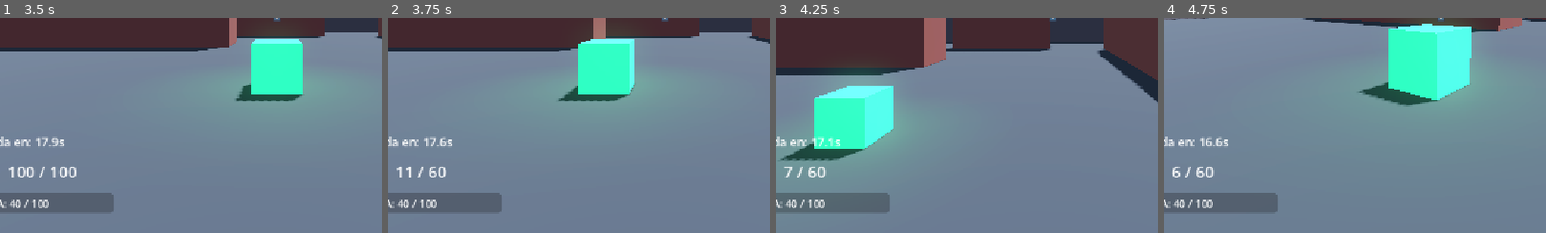
Above: before the commit, frames 1-4 (left to right).
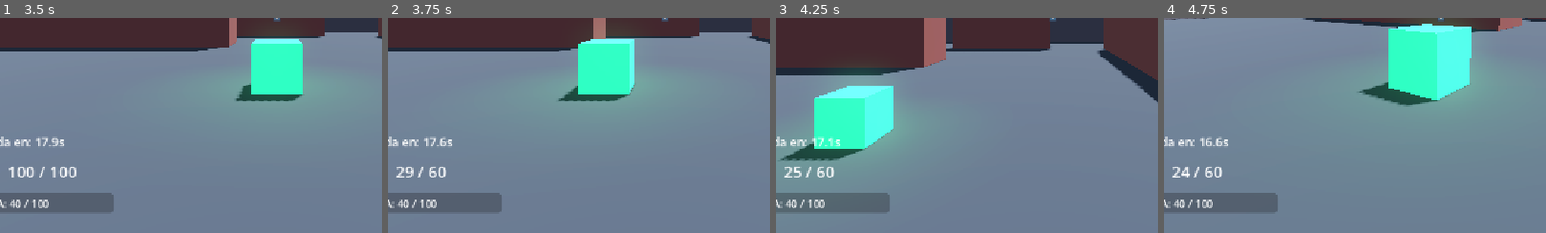
Above: after the commit, the same moments.

Repository: Jillkrav/Fps-Prueba
Game: Godot game, scene res://scenes/main_menu.tscn
The game is run twice, just before and just after one commit, with the same random seed, the same clock (stepped at 60 frames per second) and the same inputs. The engine's default icon, where the game draws it, is replaced by a stand-in: a white triangle on a blue panel in a dark square.
Inputs (mouse positions are % of the whole screen's width and height, from its top left):
- Up to frame 1 (3.5 s): click "JUGAR" at 0.5 s; click "MAPA 1 (Laberíntico)" at 1.25 s; click "🔴 EQUIPO ROJO" at 2 s; click "Spas12" at 2.75 s
- Up to frame 2 (3.75 s): move the mouse to (72, 45) at 3.52 s; hold D from 3.53 s (still down); hold F from 3.53 s (still down); click (72, 45) at 3.67 s
- Up to frame 3 (4.25 s): keep holding D; keep holding F; tap Space at 3.77 s
- Up to frame 4 (4.75 s): move the mouse to (45, 50) at 4.27 s; release D at 4.28 s; release F at 4.28 s; hold W from 4.28 s (still down); tap F at 4.35 s; click (45, 50) at 4.42 s; tap Space at 4.52 s
The pictures show only the part of the screen within x 14-64%, y 50-100%; the shares and areas given below are measured in that part.

Frame 1 is identical in both runs. In frame 2, 0.1% of the frame differs, in the area x 2-7%, y 69-75%; in frame 3, 0.3%; in frame 4, 0.4%, in the area x 2-16%, y 69-75%.

Commit message:
fix: corregir todos los errores de Variant y claves JSON en weapon.gd, player.gd y enemy_base.gd

Diff:
--- a/scripts/enemy_base.gd
+++ b/scripts/enemy_base.gd
@@ -25,17 +25,18 @@
 @export var attack_range: float = 2.0
 @export var attack_rate:  float = 1.0
 
-var current_health:    float  = 100.0
-var target_player:     Player = null
-var last_attack_time:  int    = 0
-var is_dead:           bool   = false
+var current_health:   float  = 100.0
+var target_player:    Player = null
+var last_attack_time: int    = 0
+var is_dead:          bool   = false
 
-var gravity: float = ProjectSettings.get_setting("physics/3d/default_gravity")
+# Cast explicito a float para evitar warning de Variant
+var gravity: float = float(ProjectSettings.get_setting("physics/3d/default_gravity"))
 
 @onready var navigation_agent: NavigationAgent3D = get_node_or_null("NavigationAgent3D")
 
 func _ready() -> void:
-	# Vida desde ConfigManager (si la subclase no la sobreescribe antes de super._ready())
+	# Vida desde ConfigManager
 	if max_health == 100.0:
 		max_health = ConfigManager.get_vida_npc("Enemigo")
 	current_health = max_health
@@ -80,7 +81,7 @@
 	move_and_slide()
 
 func look_at_target_flat(target_pos: Vector3) -> void:
-	var flat_pos := Vector3(target_pos.x, global_transform.origin.y, target_pos.z)
+	var flat_pos: Vector3 = Vector3(target_pos.x, global_transform.origin.y, target_pos.z)
 	if flat_pos.distance_to(global_transform.origin) > 0.1:
 		look_at(flat_pos, Vector3.UP)
 
@@ -106,8 +107,8 @@
 func flash_red() -> void:
 	var mesh: MeshInstance3D = get_node_or_null("MeshInstance3D")
 	if mesh:
-		var mat: Material = mesh.get_surface_override_material(0)
-		if mat is StandardMaterial3D:
+		var mat: StandardMaterial3D = mesh.get_surface_override_material(0) as StandardMaterial3D
+		if mat:
 			var orig: Color = mat.albedo_color
 			mat.albedo_color = Color.RED
 			get_tree().create_timer(0.1).timeout.connect(
@@ -119,12 +120,12 @@
 	queue_free()
 
 func draw_debug_laser(start: Vector3, end: Vector3, color: Color = Color.WHITE) -> void:
-	var mesh_instance := MeshInstance3D.new()
-	var immediate_mesh := ImmediateMesh.new()
-	var material := StandardMaterial3D.new()
-	mesh_instance.mesh = immediate_mesh
-	material.shading_mode = StandardMaterial3D.SHADING_MODE_UNSHADED
-	material.albedo_color = color
+	var mesh_instance:  MeshInstance3D = MeshInstance3D.new()
+	var immediate_mesh: ImmediateMesh  = ImmediateMesh.new()
+	var material:       StandardMaterial3D = StandardMaterial3D.new()
+	mesh_instance.mesh          = immediate_mesh
+	material.shading_mode       = StandardMaterial3D.SHADING_MODE_UNSHADED
+	material.albedo_color       = color
 	mesh_instance.material_override = material
 	get_parent().add_child(mesh_instance)
 	immediate_mesh.surface_begin(Mesh.PRIMITIVE_LINES)
--- a/scripts/player.gd
+++ b/scripts/player.gd
@@ -1,3 +1,4 @@
+# scripts/player.gd
 extends CharacterBody3D
 class_name Player
 
@@ -6,27 +7,28 @@
 signal ammo_changed(current_ammo: int, max_ammo: int)
 signal player_died()
 
-@export var speed: float = 6.0
-@export var jump_velocity: float = 4.5
+@export var speed:             float = 6.0
+@export var jump_velocity:     float = 4.5
 @export var mouse_sensitivity: float = 0.002
 
-var max_health: float = 100.0
+var max_health:     float = 100.0
 var current_health: float = 100.0
-var is_dead: bool = false
-var gravity: float = ProjectSettings.get_setting("physics/3d/default_gravity")
+var is_dead:        bool  = false
 
-@onready var head: Node3D = $Head
-@onready var camera: Camera3D = $Head/Camera3D
-@onready var weapon_holder: Node3D = $Head/Camera3D/WeaponHolder
+# Cast explicito a float para evitar warning de Variant
+var gravity: float = float(ProjectSettings.get_setting("physics/3d/default_gravity"))
+
+@onready var head:                    Node3D     = $Head
+@onready var camera:                  Camera3D   = $Head/Camera3D
+@onready var weapon_holder:           Node3D     = $Head/Camera3D/WeaponHolder
 @onready var weapon_placeholder_scene: PackedScene = preload("res://scenes/weapons/weapon_placeholder.tscn")
 
 var active_weapon: Weapon = null
 
 func _ready() -> void:
+	# Vida desde ConfigManager
 	max_health     = ConfigManager.salud_jugador
 	current_health = max_health
-	# No capturamos el mouse aqui. El HUD lo maneja con F1 y al hacer click para jugar.
-	# Input.mouse_mode se deja como lo tenga el HUD (VISIBLE al entrar al mapa).
 	add_to_group("player")
 	setup_weapon()
 	health_changed.emit(current_health, max_health)
@@ -40,7 +42,7 @@
 	var selected: String = "USP"
 	var gs: Node = get_node_or_null("/root/GameState")
 	if gs and "selected_weapon" in gs:
-		selected = gs.selected_weapon
+		selected = str(gs.get("selected_weapon"))
 	active_weapon.initialize_from_name(selected)
 	active_weapon.weapon_fired.connect(_on_weapon_fired)
 	active_weapon.weapon_ammo_changed.connect(_on_weapon_ammo_changed)
@@ -49,12 +51,10 @@
 func _unhandled_input(event: InputEvent) -> void:
 	if is_dead:
 		return
-	# Solo rotar camara si el mouse esta capturado
 	if event is InputEventMouseMotion and Input.mouse_mode == Input.MOUSE_MODE_CAPTURED:
 		rotate_y(-event.relative.x * mouse_sensitivity)
 		head.rotate_x(-event.relative.y * mouse_sensitivity)
 		head.rotation.x = clamp(head.rotation.x, deg_to_rad(-85), deg_to_rad(85))
-	# Click izquierdo captura el mouse para empezar a jugar
 	if event is InputEventMouseButton and event.pressed \
 			and event.button_index == MOUSE_BUTTON_LEFT \
 			and Input.mouse_mode == Input.MOUSE_MODE_VISIBLE:
@@ -66,7 +66,6 @@
 	if Input.is_physical_key_pressed(KEY_R):
 		if active_weapon:
 			active_weapon.start_reload()
-	# Disparar solo si el mouse esta capturado
 	if Input.mouse_mode == Input.MOUSE_MODE_CAPTURED:
 		if Input.is_physical_key_pressed(KEY_F) or Input.is_mouse_button_pressed(MOUSE_BUTTON_LEFT):
 			shoot()
@@ -84,7 +83,7 @@
 	if Input.is_physical_key_pressed(KEY_A): input_dir.x -= 1.0
 	if Input.is_physical_key_pressed(KEY_D): input_dir.x += 1.0
 	input_dir = input_dir.normalized()
-	var direction := (transform.basis * Vector3(input_dir.x, 0, input_dir.y)).normalized()
+	var direction: Vector3 = (transform.basis * Vector3(input_dir.x, 0, input_dir.y)).normalized()
 	if direction:
 		velocity.x = direction.x * speed
 		velocity.z = direction.z * speed
@@ -98,13 +97,13 @@
 		return
 	if active_weapon.can_fire():
 		var hits: Array = active_weapon.fire()
-		for hit in hits:
+		for hit: Dictionary in hits:
 			var target_node: Node = hit["collider"]
 			if target_node and target_node.has_method("take_damage"):
 				if target_node is Player:
-					target_node.take_damage(hit["damage_vs_player"])
+					target_node.take_damage(float(hit["damage_vs_player"]))
 				else:
-					target_node.take_damage(hit["damage_vs_npc"])
+					target_node.take_damage(float(hit["damage_vs_npc"]))
 
 func take_damage(amount: float, zona: String = "Torso") -> void:
 	if is_dead:
--- a/scripts/weapon.gd
+++ b/scripts/weapon.gd
@@ -7,24 +7,24 @@
 signal reload_started()
 signal reload_completed()
 
-@export var weapon_name:      String = "Arma"
-@export var damage_vs_player: float  = 10.0
-@export var damage_vs_npc:    float  = 12.0
-@export var segundos_por_bala: float = 0.12
-@export var max_ammo:         int    = 120
-@export var clip_size:        int    = 30
-@export var spread:           float  = 0.05
-@export var weapon_range:     float  = 50.0
-@export var pellets:          int    = 1
-@export var reload_time:      float  = 1.5
-@export var tipo_recarga:     String = "Cargador"
+@export var weapon_name:       String = "Arma"
+@export var damage_vs_player:  float  = 10.0
+@export var damage_vs_npc:     float  = 12.0
+@export var segundos_por_bala: float  = 0.12
+@export var max_ammo:          int    = 120
+@export var clip_size:         int    = 30
+@export var spread:            float  = 0.05
+@export var weapon_range:      float  = 50.0
+@export var pellets:           int    = 1
+@export var reload_time:       float  = 1.5
+@export var tipo_recarga:      String = "Cargador"
 
 var ammo_in_mag:    int  = 0
 var reserve_ammo:   int  = 0
 var is_reloading:   bool = false
 var last_fire_time: int  = 0
 
-@onready var raycast:          RayCast3D  = get_node_or_null("RayCast3D")
+@onready var raycast:            RayCast3D   = get_node_or_null("RayCast3D")
 @onready var muzzle_flash_light: OmniLight3D = get_node_or_null("MuzzleFlash")
 
 func _ready() -> void:
@@ -33,7 +33,7 @@
 
 # ── Inicializar el arma desde ConfigManager por nombre exacto del JSON ──
 func initialize_from_name(nombre_arma: String) -> void:
-	var cfg := ConfigManager.get_arma(nombre_arma)
+	var cfg: Dictionary = ConfigManager.get_arma(nombre_arma)
 	if cfg.is_empty():
 		push_warning("Weapon: Config no encontrada para '%s', usando valores por defecto." % nombre_arma)
 		ammo_in_mag  = clip_size
@@ -41,30 +41,31 @@
 		return
 
 	weapon_name        = nombre_arma
-	damage_vs_player   = float(cfg.get("DanoAlJugador",        damage_vs_player))
-	damage_vs_npc      = float(cfg.get("DanoAlNPC",            damage_vs_npc))
-	segundos_por_bala  = float(cfg.get("SegundosPorBala",      segundos_por_bala))
-	clip_size          = int(cfg.get("TamanoCargador",         clip_size))
-	max_ammo           = int(cfg.get("ReservaMunicionMaxima",  max_ammo))
-	reload_time        = float(cfg.get("TiempoRecargaSegundos", reload_time))
-	tipo_recarga       = cfg.get("TipoRecarga",                tipo_recarga)
+	# Las claves coinciden EXACTAMENTE con el JSON (con tildes y NN)
+	damage_vs_player   = float(cfg.get("Da\u00f1oAlJugador",       damage_vs_player))
+	damage_vs_npc      = float(cfg.get("Da\u00f1oAlNPC",           damage_vs_npc))
+	segundos_por_bala  = float(cfg.get("SegundosPorBala",         segundos_por_bala))
+	clip_size          = int(cfg.get("Tama\u00f1oCargador",        clip_size))
+	max_ammo           = int(cfg.get("ReservaMunicionMaxima",     max_ammo))
+	reload_time        = float(cfg.get("TiempoRecargaSegundos",   reload_time))
+	tipo_recarga       = str(cfg.get("TipoRecarga",               tipo_recarga))
 
 	ammo_in_mag  = clip_size
 	reserve_ammo = max_ammo
 	print("Weapon: '%s' inicializada — dano=%.0f spb=%.3f cargador=%d" % [weapon_name, damage_vs_player, segundos_por_bala, clip_size])
 
-# Mantener compatibilidad con codigo viejo que use initialize_from_config con dict manual
+# Compatibilidad con codigo viejo que use initialize_from_config con dict manual
 func initialize_from_config(config: Dictionary) -> void:
-	weapon_name        = config.get("name",        weapon_name)
-	damage_vs_player   = config.get("damage",      damage_vs_player)
-	damage_vs_npc      = config.get("damage",      damage_vs_npc)
-	segundos_por_bala  = config.get("fire_rate",   segundos_por_bala)
-	max_ammo           = config.get("max_ammo",    max_ammo)
-	clip_size          = config.get("clip_size",   clip_size)
-	spread             = config.get("spread",      spread)
-	weapon_range       = config.get("range",       weapon_range)
-	pellets            = config.get("pellets",     pellets)
-	reload_time        = config.get("reload_time", reload_time)
+	weapon_name        = str(config.get("name",        weapon_name))
+	damage_vs_player   = float(config.get("damage",      damage_vs_player))
+	damage_vs_npc      = float(config.get("damage",      damage_vs_npc))
+	segundos_por_bala  = float(config.get("fire_rate",   segundos_por_bala))
+	max_ammo           = int(config.get("max_ammo",    max_ammo))
+	clip_size          = int(config.get("clip_size",   clip_size))
+	spread             = float(config.get("spread",      spread))
+	weapon_range       = float(config.get("range",       weapon_range))
+	pellets            = int(config.get("pellets",     pellets))
+	reload_time        = float(config.get("reload_time", reload_time))
 	ammo_in_mag        = clip_size
 	reserve_ammo       = max_ammo
 	var mesh: MeshInstance3D = get_node_or_null("WeaponMesh")
@@ -88,15 +89,15 @@
 	show_muzzle_flash()
 
 	var hits: Array = []
-	for i in range(pellets):
+	for _i in range(pellets):
 		perform_raycast_with_spread()
 		if raycast and raycast.is_colliding():
 			hits.append({
-				"collider":          raycast.get_collider(),
-				"point":             raycast.get_collision_point(),
-				"normal":            raycast.get_collision_normal(),
-				"damage_vs_player":  damage_vs_player,
-				"damage_vs_npc":     damage_vs_npc
+				"collider":         raycast.get_collider(),
+				"point":            raycast.get_collision_point(),
+				"normal":           raycast.get_collision_normal(),
+				"damage_vs_player": damage_vs_player,
+				"damage_vs_npc":    damage_vs_npc
 			})
 	return hits
 
@@ -105,8 +106,8 @@
 		return
 	raycast.target_position = Vector3(0, 0, -weapon_range)
 	if spread > 0.0:
-		var rx := randf_range(-spread, spread)
-		var ry := randf_range(-spread, spread)
+		var rx: float = randf_range(-spread, spread)
+		var ry: float = randf_range(-spread, spread)
 		raycast.target_position += Vector3(rx * weapon_range, ry * weapon_range, 0)
 	raycast.force_raycast_update()
 
@@ -138,8 +139,8 @@
 				get_tree().create_timer(reload_time).timeout.connect(_on_reload_tick)
 				return
 	else:
-		var needed      := clip_size - ammo_in_mag
-		var to_transfer := min(needed, reserve_ammo)
+		var needed: int      = clip_size - ammo_in_mag
+		var to_transfer: int = min(needed, reserve_ammo)
 		ammo_in_mag  += to_transfer
 		reserve_ammo -= to_transfer
 		weapon_ammo_changed.emit(ammo_in_mag, reserve_ammo)
